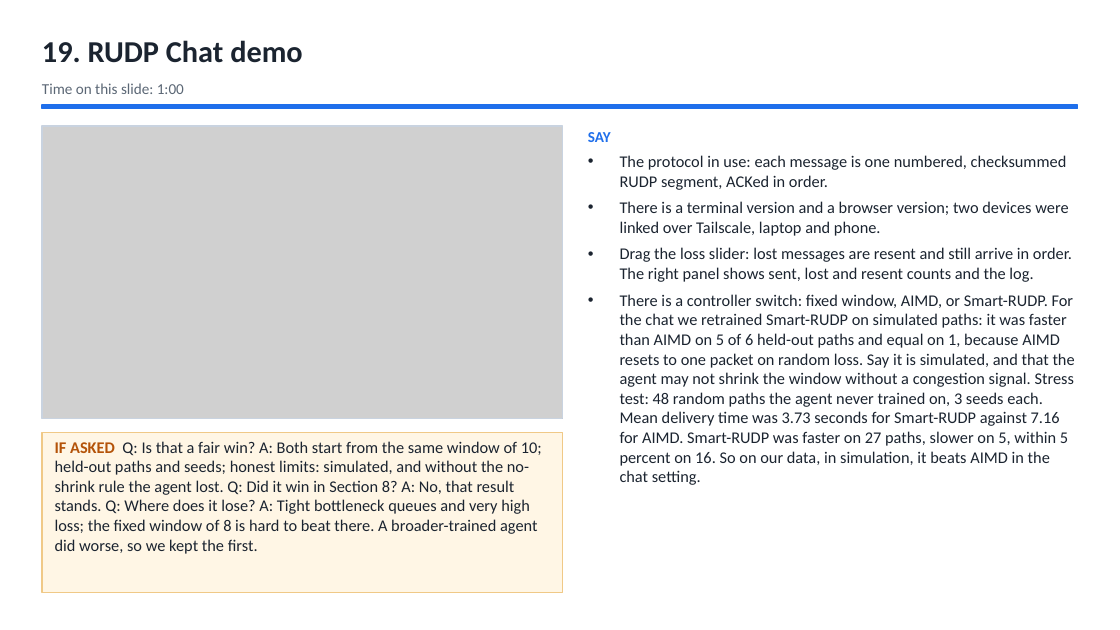
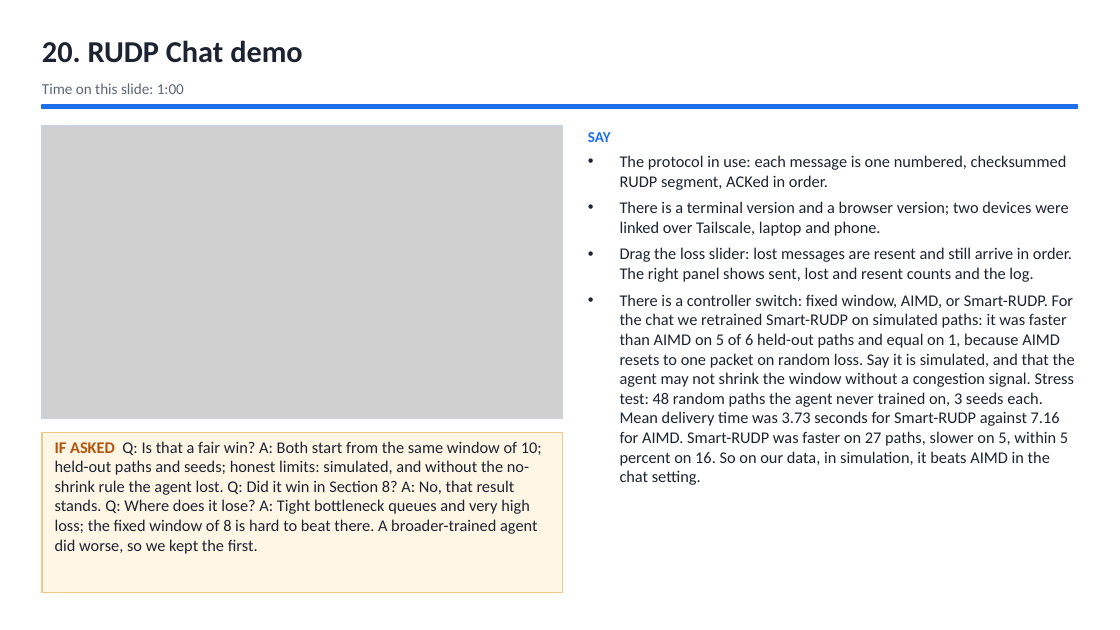
Before and after one commit to Capsturrrr/rudp, a slide deck: slide 22 of docs/RUDP_Host_Guide.pptx (slide 21 before the commit). Drawn at 1120x630 pixels with LibreOffice and Linux fonts; fonts in the diff are those of the drawing; grey boxes stand for pictures. Boxes give left, top, right and bottom in pixels: in the first picture for what was removed or moved away, otherwise in the second. Text is boxed around its words. In the diff, an @@ line names an element or a change of style, - is before the commit and + after.

```diff
--- a/docs/RUDP_Host_Guide.pptx
+++ b/docs/RUDP_Host_Guide.pptx
@@ text at [42, 40, 303, 63]: text changed @@
-19. RUDP Chat demo
+20. RUDP Chat demo
```
Also in this commit, not shown: 7 other slides changed, 1 slide added, 3 other files.
